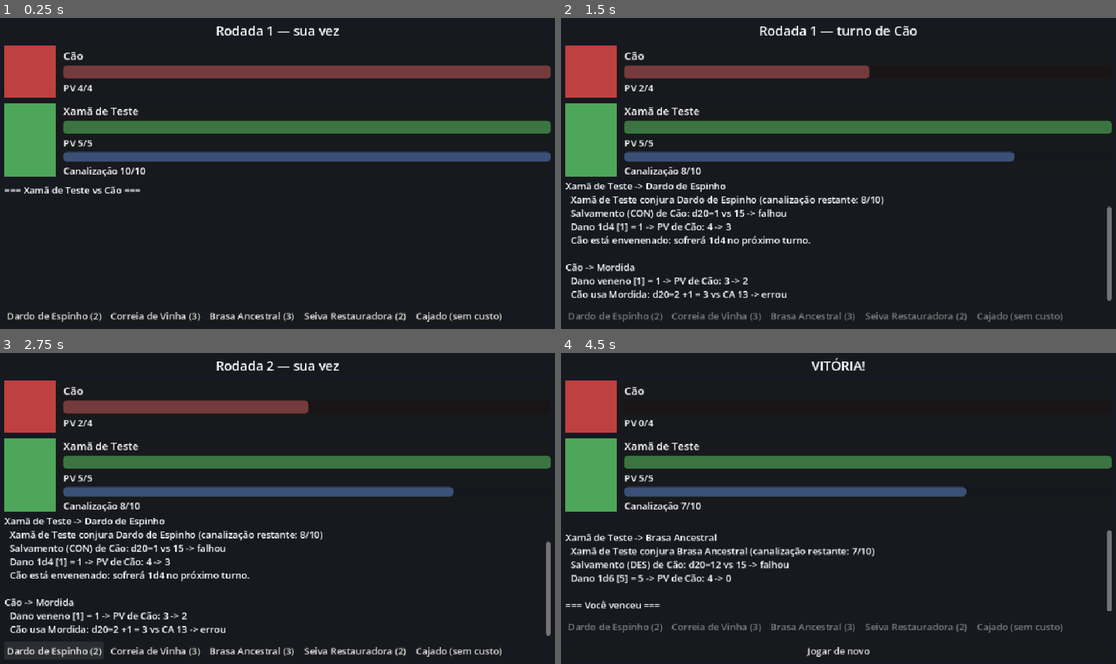
Above: before the commit, frames 1-4 (two rows, left to right).
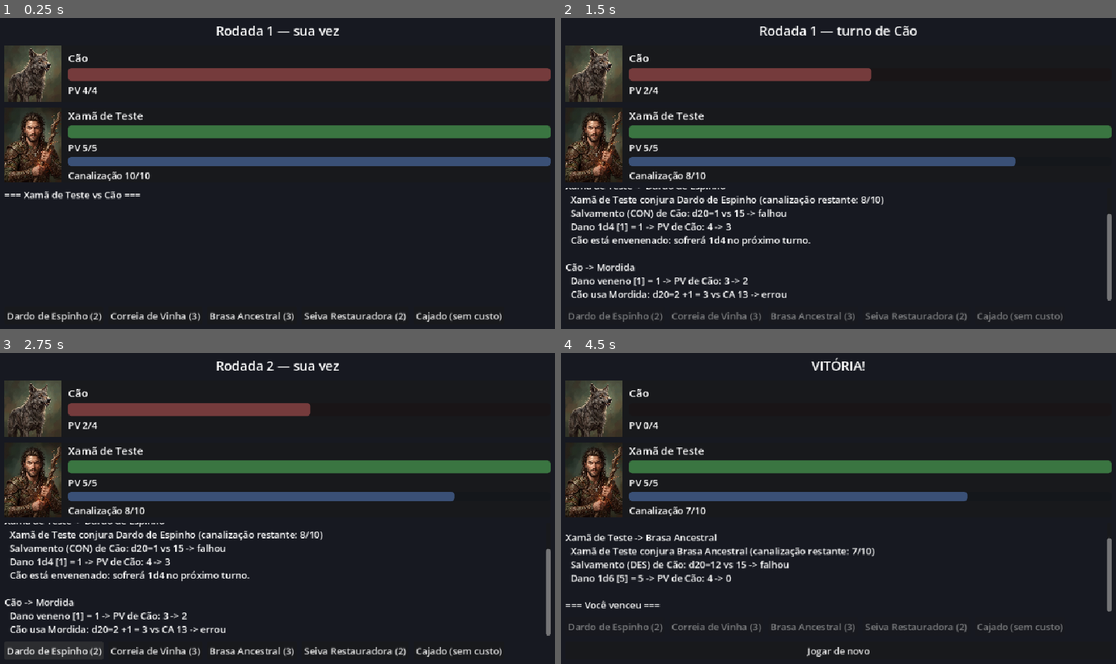
Above: after the commit, the same moments.

Repository: LuisOrtolan/game_godot_TeT
Game: Godot game, scene res://scenes/batalha_ui.tscn
Same seed, same stepped clock (60 frames per second), same inputs: the game is played once before the commit and once after it.
Inputs:
- Up to frame 1 (0.25 s): no input
- Up to frame 2 (1.5 s): click "Dardo de Espinho (2)" at 0.5 s; tap Enter at 1.25 s
- Up to frame 3 (2.75 s): tap Space at 2 s
- Up to frame 4 (4.5 s): click "Correia de Vinha (3)" at 2.75 s; click "Jogar de novo" at 3.5 s; click "Brasa Ancestral (3)" at 4.25 s

The runs differ from the first frame. In frame 1, 13% of the frame differs, in the area x 0-100%, y 8-59%; in frame 2, 12%; in frame 3, 12%; in frame 4, 10%.

Commit message:
Passo 4: retratos integrados na UI de batalha
- Personagem e Inimigo ganham o campo `retrato` (Texture2D) nos Resources;
  xama_teste.tres e cao.tres apontam pra assets/retratos/.
- batalha_ui.tscn: caixas coloridas viram TextureRect (96px) ao lado das
  barras de HP; a UI lê o retrato de batalha.jogador/inimigo.
- tools/redimensionar_retratos.gd gera as cópias 512px (~50 KB) a partir dos
  originais 2000px de arte/retratos/, que ficam fora do import (.gdignore)
  pra não inflar o export Web.
- smoke_ui.gd passa a checar que os retratos existem e não são gigantes.
- CLAUDE.md documenta o fluxo de arte; asset pack de UI segue pendente.

Co-Authored-By: Claude Sonnet 5 <noreply@anthropic.com>

Diff:
--- a/resources/inimigos/cao.tres
+++ b/resources/inimigos/cao.tres
@@ -1,10 +1,12 @@
-[gd_resource type="Resource" script_class="Inimigo" load_steps=2 format=3]
+[gd_resource type="Resource" script_class="Inimigo" load_steps=3 format=3]
 
 [ext_resource type="Script" path="res://resources/inimigos/inimigo.gd" id="1"]
+[ext_resource type="Texture2D" path="res://assets/retratos/cao.jpg" id="2"]
 
 [resource]
 script = ExtResource("1")
 nome = "Cão"
+retrato = ExtResource("2")
 dados_de_vida = "1"
 pv_maximo = 4
 pv_atual = 4
--- a/resources/inimigos/inimigo.gd
+++ b/resources/inimigos/inimigo.gd
@@ -4,6 +4,7 @@
 ## Ficha de um inimigo, no formato reduzido do Bestiário (HD, CA, ataque, moral).
 
 @export var nome: String = ""
+@export var retrato: Texture2D  # arte estática de UI (assets/retratos/)
 @export var dados_de_vida: String = "1"
 
 @export_group("Pontos de Vida")
--- a/resources/personagens/personagem.gd
+++ b/resources/personagens/personagem.gd
@@ -8,6 +8,7 @@
 
 @export var nome: String = ""
 @export var trilha: String = ""
+@export var retrato: Texture2D  # arte estática de UI (assets/retratos/)
 @export var nivel: int = 1
 
 @export_group("Pontos de Vida")
--- a/resources/personagens/xama_teste.tres
+++ b/resources/personagens/xama_teste.tres
@@ -1,15 +1,17 @@
-[gd_resource type="Resource" script_class="Personagem" load_steps=6 format=3]
+[gd_resource type="Resource" script_class="Personagem" load_steps=7 format=3]
 
 [ext_resource type="Script" path="res://resources/personagens/personagem.gd" id="1"]
 [ext_resource type="Resource" path="res://resources/rituais/dardo_de_espinho.tres" id="2"]
 [ext_resource type="Resource" path="res://resources/rituais/correia_de_vinha.tres" id="3"]
 [ext_resource type="Resource" path="res://resources/rituais/brasa_ancestral.tres" id="4"]
 [ext_resource type="Resource" path="res://resources/rituais/seiva_restauradora.tres" id="5"]
+[ext_resource type="Texture2D" path="res://assets/retratos/xama_teste.jpg" id="6"]
 
 [resource]
 script = ExtResource("1")
 nome = "Xamã de Teste"
 trilha = "Xamã"
+retrato = ExtResource("6")
 nivel = 1
 pv_maximo = 5
 pv_atual = 5
--- a/scenes/batalha_ui.tscn
+++ b/scenes/batalha_ui.tscn
@@ -50,10 +50,12 @@
 layout_mode = 2
 theme_override_constants/separation = 12
 
-[node name="RetratoInimigo" type="ColorRect" parent="Margem/Coluna/PainelInimigo/Linha"]
-custom_minimum_size = Vector2(88, 88)
+[node name="RetratoInimigo" type="TextureRect" parent="Margem/Coluna/PainelInimigo/Linha"]
+unique_name_in_owner = true
+custom_minimum_size = Vector2(96, 96)
 layout_mode = 2
-color = Color(0.75, 0.25, 0.25, 1)
+expand_mode = 1
+stretch_mode = 6
 
 [node name="Info" type="VBoxContainer" parent="Margem/Coluna/PainelInimigo/Linha"]
 layout_mode = 2
@@ -85,10 +87,12 @@
 layout_mode = 2
 theme_override_constants/separation = 12
 
-[node name="RetratoJogador" type="ColorRect" parent="Margem/Coluna/PainelJogador/Linha"]
-custom_minimum_size = Vector2(88, 88)
+[node name="RetratoJogador" type="TextureRect" parent="Margem/Coluna/PainelJogador/Linha"]
+unique_name_in_owner = true
+custom_minimum_size = Vector2(96, 96)
 layout_mode = 2
-color = Color(0.3, 0.65, 0.35, 1)
+expand_mode = 1
+stretch_mode = 6
 
 [node name="Info" type="VBoxContainer" parent="Margem/Coluna/PainelJogador/Linha"]
 layout_mode = 2
--- a/scripts/ui/batalha_ui.gd
+++ b/scripts/ui/batalha_ui.gd
@@ -17,9 +17,11 @@
 var _pausar: bool = false  # true = a última etapa resolveu uma ação (vale a pausa)
 
 @onready var _indicador_turno: Label = %IndicadorTurno
+@onready var _retrato_inimigo: TextureRect = %RetratoInimigo
 @onready var _nome_inimigo: Label = %NomeInimigo
 @onready var _barra_pv_inimigo: ProgressBar = %BarraPVInimigo
 @onready var _texto_pv_inimigo: Label = %TextoPVInimigo
+@onready var _retrato_jogador: TextureRect = %RetratoJogador
 @onready var _nome_jogador: Label = %NomeJogador
 @onready var _barra_pv_jogador: ProgressBar = %BarraPVJogador
 @onready var _texto_pv_jogador: Label = %TextoPVJogador
@@ -41,6 +43,8 @@
 	batalha.batalha_terminada.connect(_ao_terminar)
 	_botao_reiniciar.pressed.connect(func() -> void: get_tree().reload_current_scene())
 
+	_retrato_jogador.texture = batalha.jogador.retrato
+	_retrato_inimigo.texture = batalha.inimigo.retrato
 	_nome_jogador.text = batalha.jogador.nome
 	_nome_inimigo.text = batalha.inimigo.nome
 	_montar_menu()
--- a/tests/smoke_ui.gd
+++ b/tests/smoke_ui.gd
@@ -107,6 +107,12 @@
 		_falhar(n, "barra de PV do inimigo (%d) != estado (%d)" % [barra_inimigo.value, batalha.inimigo.pv_atual])
 	if int(barra_mana.value) != batalha.jogador.canalizacao_atual:
 		_falhar(n, "barra de canalização (%d) != estado (%d)" % [barra_mana.value, batalha.jogador.canalizacao_atual])
+	for nome_no in ["%RetratoJogador", "%RetratoInimigo"]:
+		var retrato: TextureRect = ui.get_node(nome_no)
+		if retrato.texture == null:
+			_falhar(n, "%s sem textura (falta `retrato` no .tres?)" % nome_no)
+		elif retrato.texture.get_width() > 1024:
+			_falhar(n, "%s com %dpx: use a cópia redimensionada de assets/retratos/" % [nome_no, retrato.texture.get_width()])
 	if (ui.get_node("%Log") as RichTextLabel).get_parsed_text().strip_edges().is_empty():
 		_falhar(n, "log vazio")
 
--- /dev/null
+++ b/tools/redimensionar_retratos.gd
@@ -0,0 +1,38 @@
+extends SceneTree
+
+## Gera as cópias de retrato usadas no jogo a partir dos originais em `arte/retratos/`.
+## Originais (2000x2000) ficam fora do import (arte/.gdignore); o jogo usa as cópias de
+## `assets/retratos/`, bem menores, pra não inflar o export Web nem a memória de textura.
+##
+## Rodar (depois de adicionar/trocar um retrato em arte/retratos/):
+##   godot --headless --path . --script res://tools/redimensionar_retratos.gd
+## e em seguida `godot --headless --path . --import` pro Godot importar as cópias novas.
+
+const ORIGEM := "res://arte/retratos"
+const DESTINO := "res://assets/retratos"
+const LADO := 512
+const QUALIDADE := 0.9
+
+
+func _initialize() -> void:
+	DirAccess.make_dir_recursive_absolute(ProjectSettings.globalize_path(DESTINO))
+	var feitos := 0
+	for arquivo in DirAccess.get_files_at(ORIGEM):
+		if arquivo.get_extension().to_lower() not in ["jpg", "jpeg", "png", "webp"]:
+			continue
+		var img := Image.load_from_file("%s/%s" % [ORIGEM, arquivo])
+		if img == null or img.is_empty():
+			printerr("Falha ao abrir %s" % arquivo)
+			quit(1)
+			return
+		img.resize(LADO, LADO, Image.INTERPOLATE_LANCZOS)
+		var saida := "%s/%s.jpg" % [DESTINO, arquivo.get_basename()]
+		var erro := img.save_jpg(saida, QUALIDADE)
+		if erro != OK:
+			printerr("Falha ao salvar %s (erro %d)" % [saida, erro])
+			quit(1)
+			return
+		print("%s -> %s (%dx%d)" % [arquivo, saida, LADO, LADO])
+		feitos += 1
+	print("%d retrato(s) gerado(s)." % feitos)
+	quit(0)
Not shown, added: arte/.gdignore
Binary file added: assets/retratos/cao.jpg
Not shown, added: assets/retratos/cao.jpg.import
Binary file added: assets/retratos/xama_teste.jpg
Not shown, added: assets/retratos/xama_teste.jpg.import
Not shown, added: tools/redimensionar_retratos.gd.uid
Not shown, changed: CLAUDE.md
